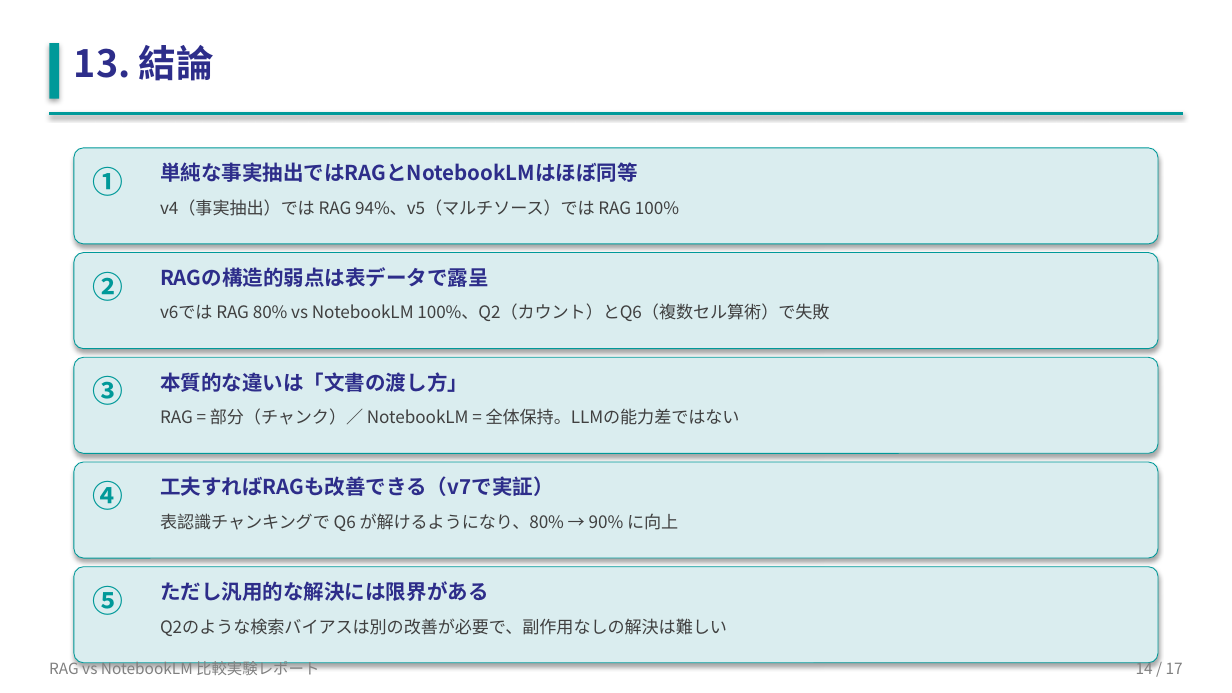
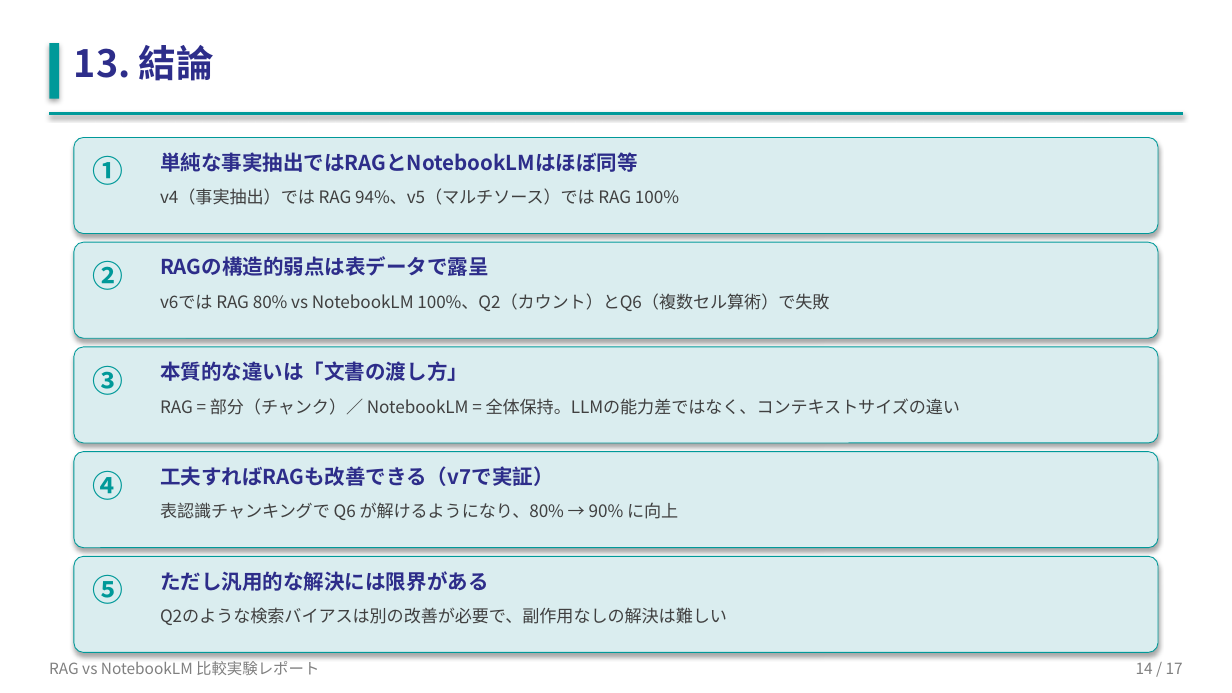
Before and after one commit to shogonakamura1/rag-comparison, a slide deck: slide 14 of RAG_vs_NotebookLM_report.pptx. Drawn at 1232x693 pixels with LibreOffice and Linux fonts; fonts in the diff are those of the drawing. Boxes give left, top, right and bottom in pixels: in the first picture for what was removed or moved away, otherwise in the second. Text is boxed around its words. In the diff, an @@ line names an element or a change of style, - is before the commit and + after.

```diff
--- a/RAG_vs_NotebookLM_report.pptx
+++ b/RAG_vs_NotebookLM_report.pptx
@@ text at box(160, 398, 960, 415): text changed @@
-RAG = 部分（チャンク）／ NotebookLM = 全体保持。LLMの能力差ではない
+RAG = 部分（チャンク）／ NotebookLM = 全体保持。LLMの能力差ではなく、コンテキストサイズの違い
@@ 14 texts, 5 rounded rectangles: place and size @@
-14 texts, 5 rounded rectangles at box(74, 148, 1158, 663)
+14 texts, 5 rounded rectangles at box(74, 138, 1158, 653)
```
Also in this commit, not shown: 13 other slides changed, 5 other files.
